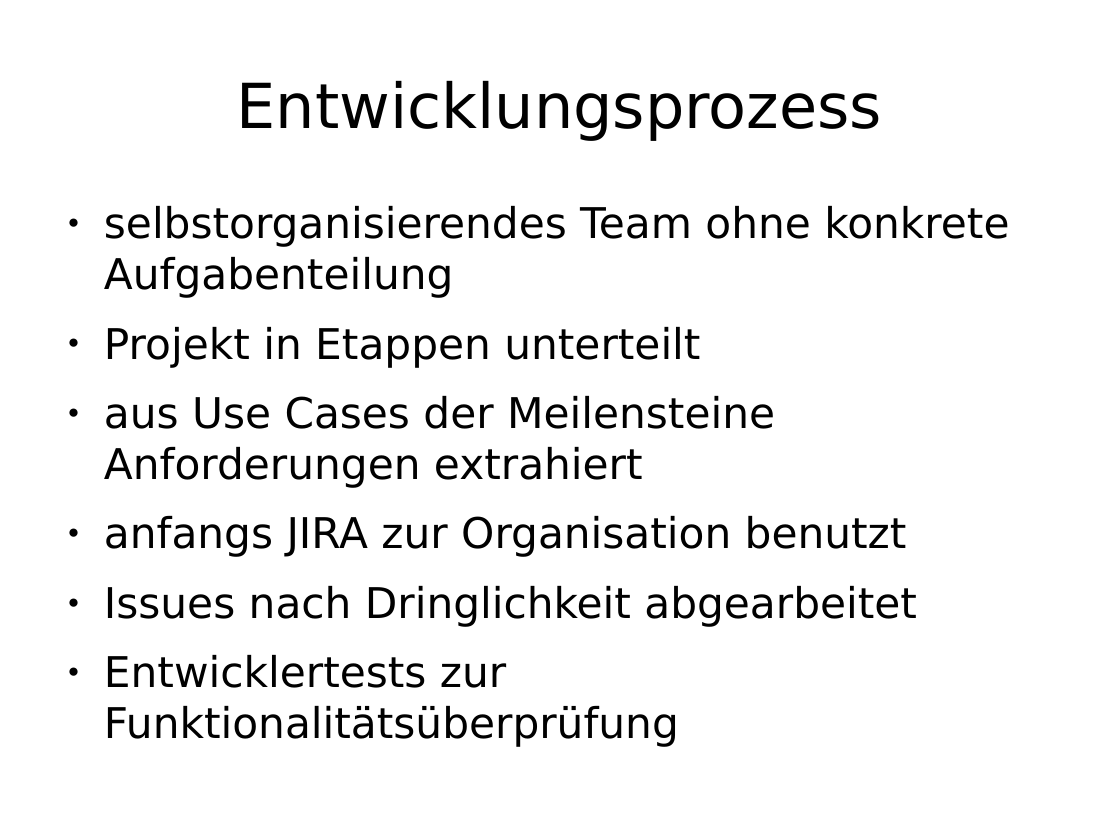
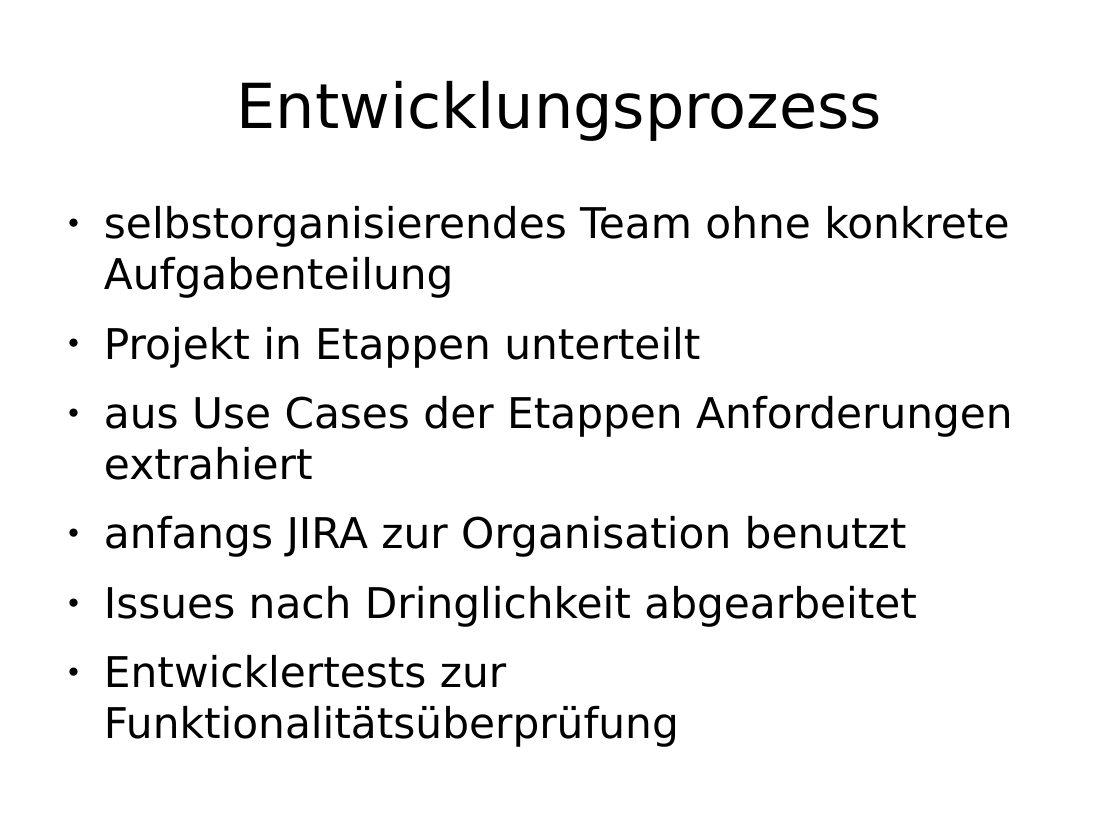
Before and after one commit to enra64/psychic-giggle, a slide deck: slide 12 of zwischenstand anfang dezember.odp. Drawn at 1120x840 pixels with LibreOffice and Linux fonts; fonts in the diff are those of the drawing. Boxes give left, top, right and bottom in pixels: in the first picture for what was removed or moved away, otherwise in the second. Text is boxed around its words. In the diff, an @@ line names an element or a change of style, - is before the commit and + after.

```diff
--- a/zwischenstand anfang dezember.odp
+++ b/zwischenstand anfang dezember.odp
@@ text at [104, 396, 1013, 480]: text changed @@
-● aus Use Cases der Meilensteine Anforderungen extrahiert
+● aus Use Cases der Etappen Anforderungen extrahiert
```
Also in this commit, not shown: 1 other slide changed.
